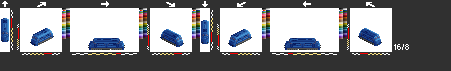
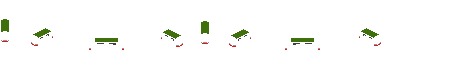
Layers edited between the first and the second 451 x 71 image:
showed "bk1", painted on it over bbox(1, 19, 381, 50)
hid "mx" over bbox(0, 0, 451, 71)
